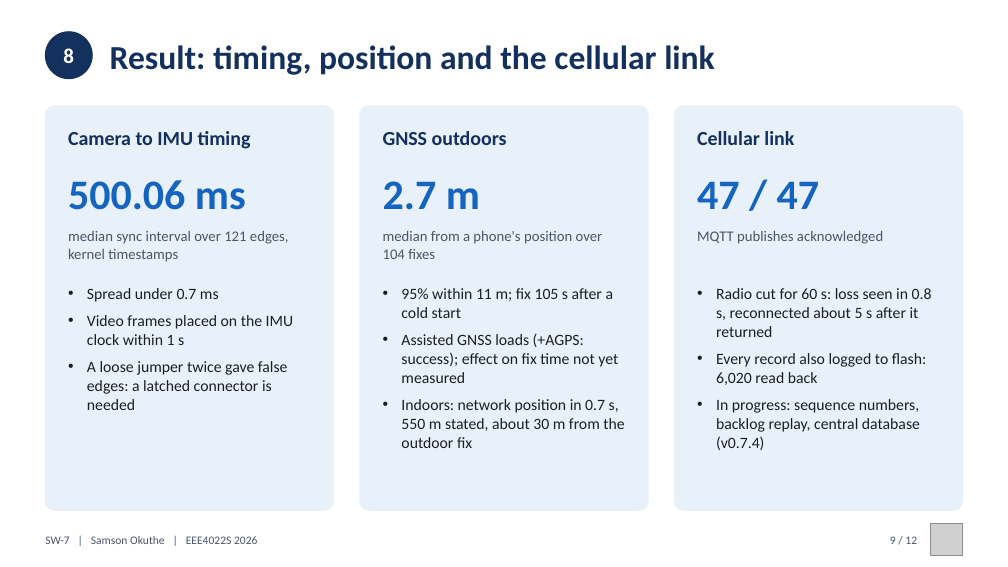
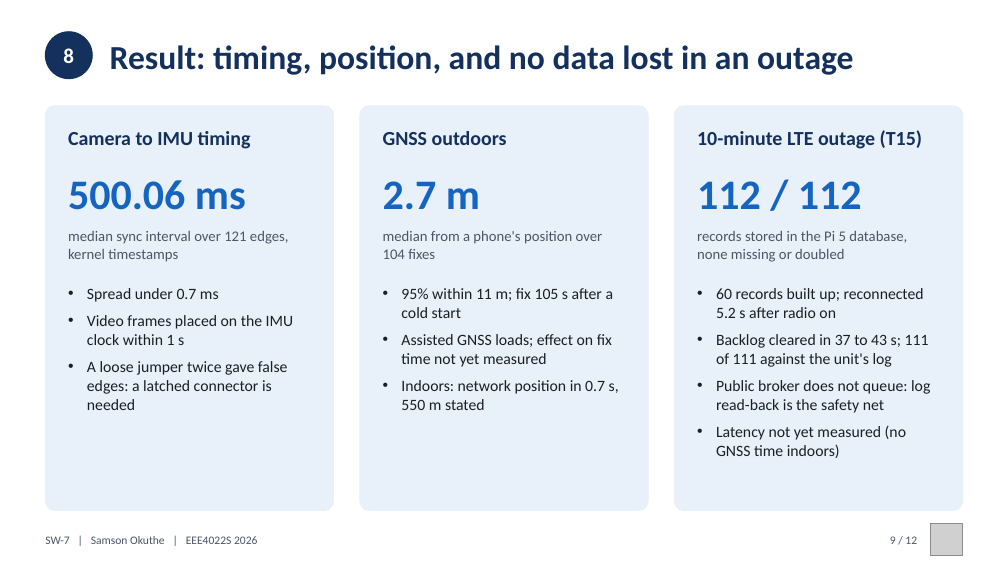
Before and after one commit to 0geder/Tukzie-HPEC-HUD, a slide deck: slide 9 of Presentation/SW7_Final_Presentation.pptx. Drawn at 1008x567 pixels with LibreOffice and Linux fonts; fonts in the diff are those of the drawing; grey boxes stand for pictures. Boxes give left, top, right and bottom in pixels: in the first picture for what was removed or moved away, otherwise in the second. Text is boxed around its words. In the diff, an @@ line names an element or a change of style, - is before the commit and + after.

```diff
--- a/Presentation/SW7_Final_Presentation.pptx
+++ b/Presentation/SW7_Final_Presentation.pptx
@@ text at [110,45,853,75]: text changed @@
-Result: timing, position and the cellular link
+Result: timing, position, and no data lost in an outage
@@ text at [697,130,922,149]: text changed @@
-Cellular link
+10-minute LTE outage (T15)
@@ text at [697,181,862,209]: text changed @@
-47 / 47
+112 / 112
@@ text at [697,231,907,262]: text changed @@
-MQTT publishes acknowledged
+records stored in the Pi 5 database, none missing or doubled
@@ text at [716,288,930,458]: text changed @@
-• Radio cut for 60 s: loss seen in 0.8 s, reconnected about 5 s after it returned
-• Every record also logged to flash: 6,020 read back
-• In progress: sequence numbers, backlog replay, central database (v0.7.4)
+• 60 records built up; reconnected 5.2 s after radio on
+• Backlog cleared in 37 to 43 s; 111 of 111 against the unit's log
+• Public broker does not queue: log read-back is the safety net
+• Latency not yet measured (no GNSS time indoors)
@@ text at [401,334,619,410]: text changed @@
-• Assisted GNSS loads (+AGPS: success); effect on fix time not yet measured
-• Indoors: network position in 0.7 s, 550 m stated, about 30 m from the outdoor fix
+• Assisted GNSS loads; effect on fix time not yet measured
+• Indoors: network position in 0.7 s, 550 m stated
```
Also in this commit, not shown: 8 other slides changed, 1 slide added, 1 slide removed, 8 other files.
